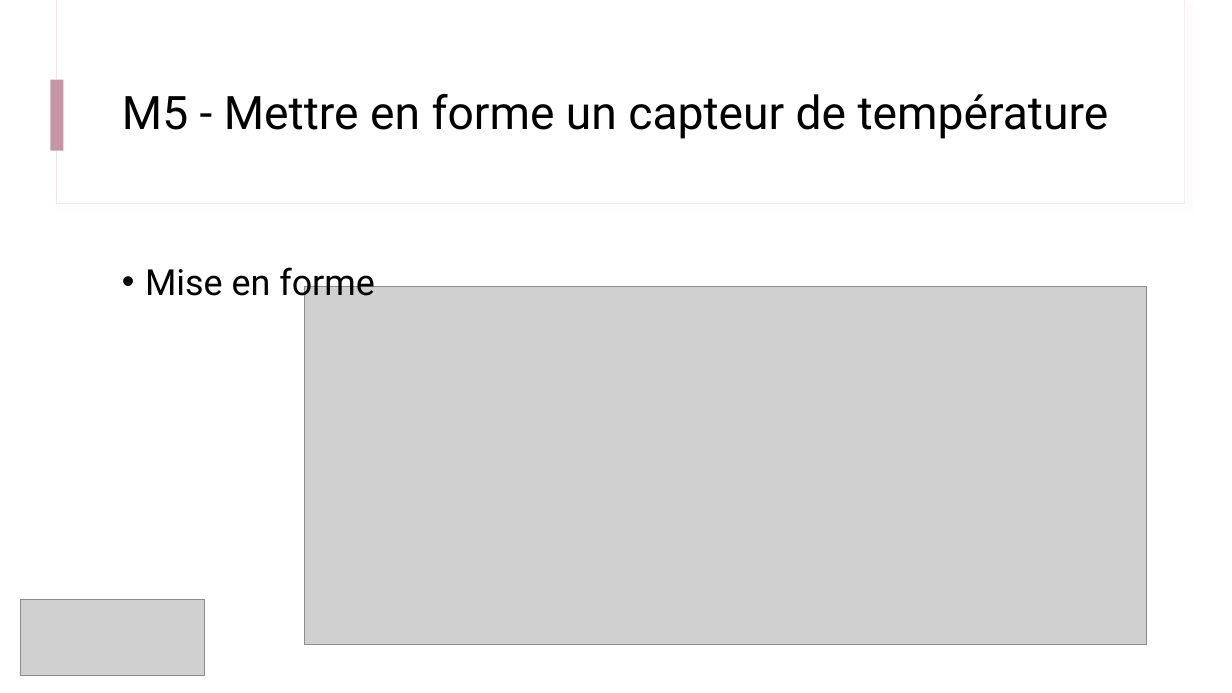
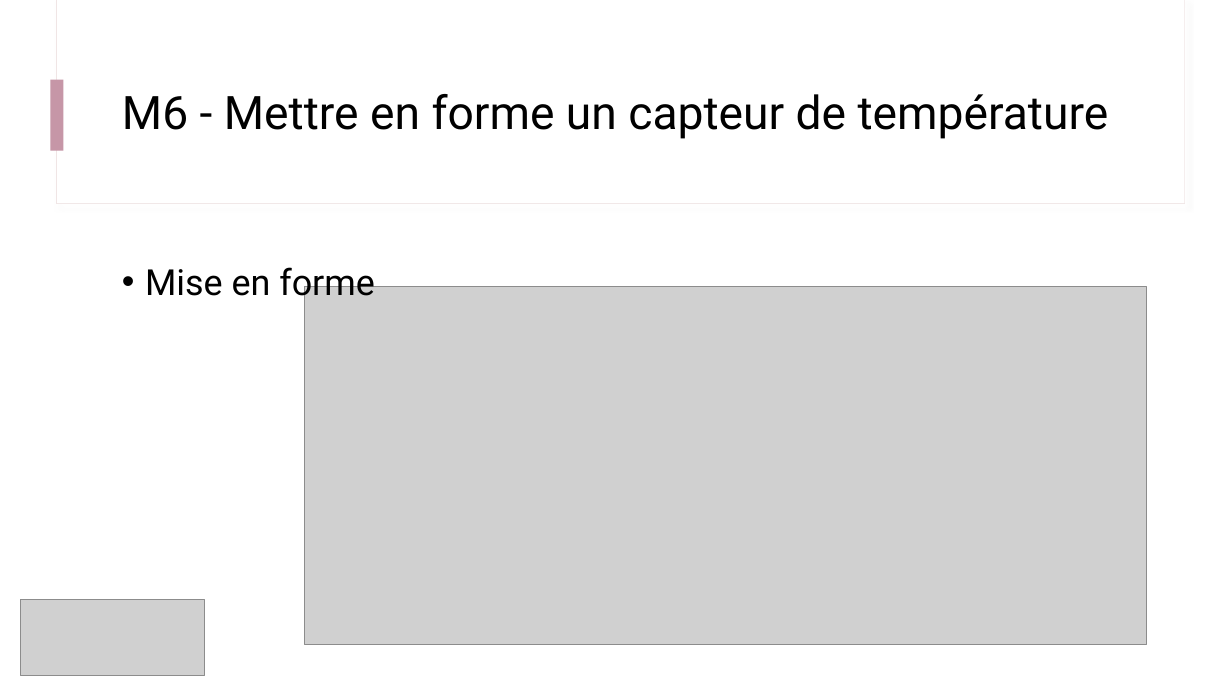
Before and after one commit to IOGS-Digital-Methods/semester-5, a slide deck: slide 9 of CeTI/b1_capteurs/B1_1_capteurs.pptx (slide 6 before the commit). Drawn at 1232x693 pixels with LibreOffice and Linux fonts; fonts in the diff are those of the drawing; grey boxes stand for pictures. Boxes give left, top, right and bottom in pixels: in the first picture for what was removed or moved away, otherwise in the second. Text is boxed around its words. In the diff, an @@ line names an element or a change of style, - is before the commit and + after.

```diff
--- a/CeTI/b1_capteurs/B1_1_capteurs.pptx
+++ b/CeTI/b1_capteurs/B1_1_capteurs.pptx
@@ title at <box>122,94,1109,139</box>: text changed @@
-M5 - Mettre en forme un capteur de température
+M6 - Mettre en forme un capteur de température
```
Also in this commit, not shown: 1 other slide changed, 5 slides added, 1 other file.
